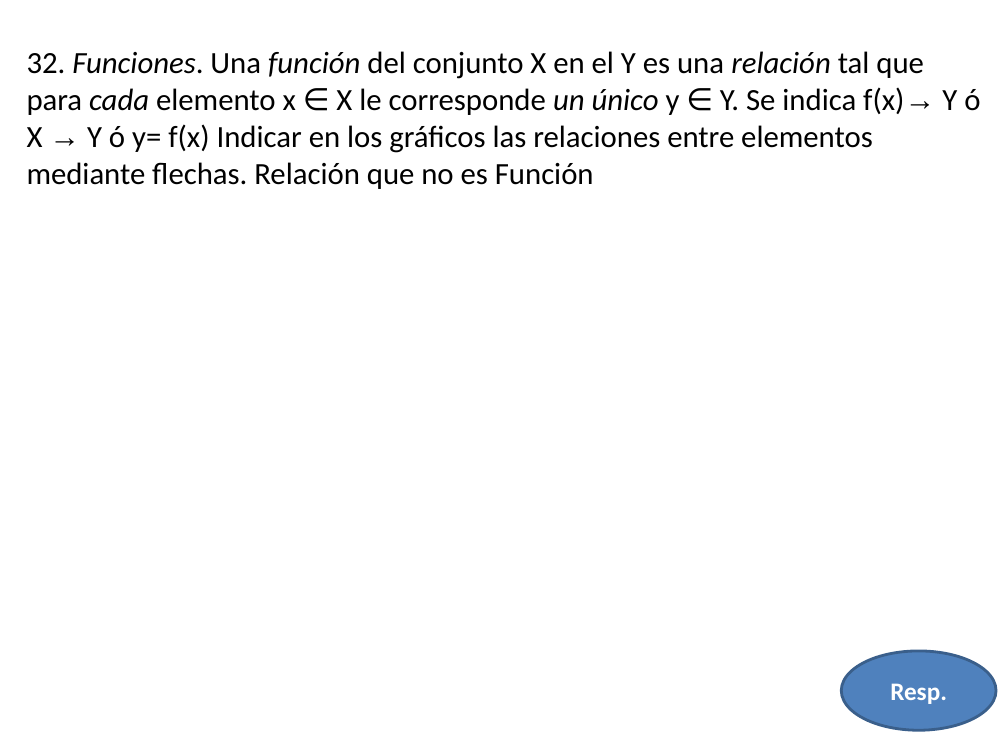
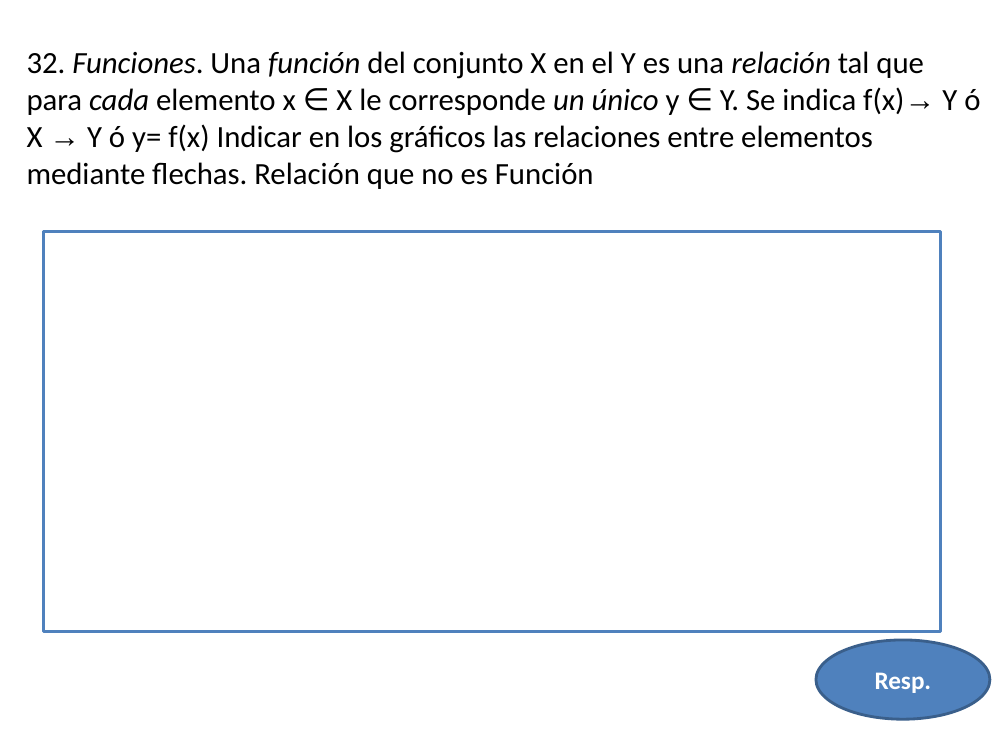
Before and after one commit to ULAnux/mathematica, a slide deck: slide 26 of formato nuevo para guias /Guia conjuntos.odp (slide 47 before the commit). Drawn at 1008x756 pixels with LibreOffice and Linux fonts; fonts in the diff are those of the drawing. Boxes give left, top, right and bottom in pixels: in the first picture for what was removed or moved away, otherwise in the second. Text is boxed around its words. In the diff, an @@ line names an element or a change of style, - is before the commit and + after.

```diff
--- a/formato nuevo para guias /Guia conjuntos.odp
+++ b/formato nuevo para guias /Guia conjuntos.odp
@@ rectangle added at box(43, 232, 940, 632), fill #FFFFFF, outline #4F81BD 2.01 pt @@
@@ ellipse "Resp.": place and size @@
-ellipse "Resp." at box(842, 651, 997, 731)
+ellipse "Resp." at box(815, 640, 990, 720)
```
Also in this commit, not shown: 22 other slides changed, 24 slides removed, 6 other files.
